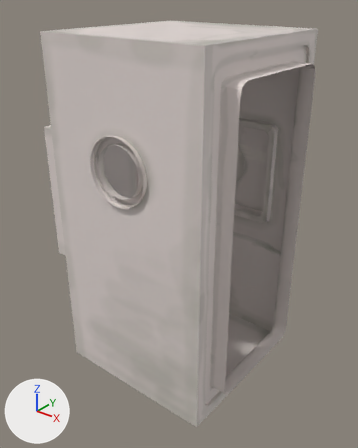
A saved change to the Blender file blend/Room.blend.
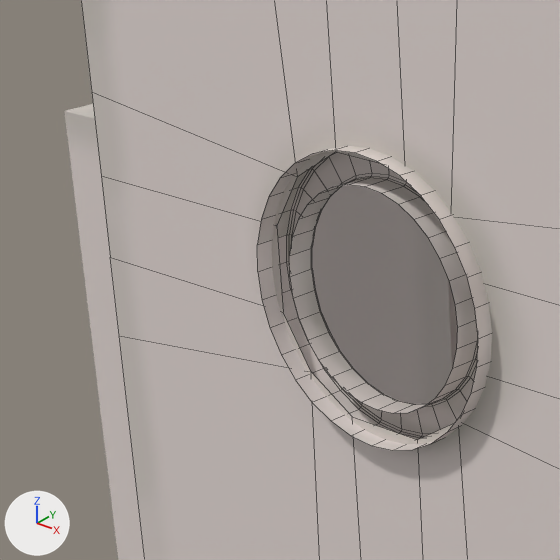
The first picture shows the older version from a camera (50 mm lens) standing at (9.99, -12.68, 7.28) and looking at (-0.33, 0.22, -0.72). The close-ups show both versions on the part from 8% to 46% of the width and 22% to 53% of the height of that picture. The axes (+X, +Y, +Z) are drawn at lower left. The lights are the same throughout. The close-ups show mesh edges as thin lines.

In view in the first close-up: 'Wall1', 'Wall2'.
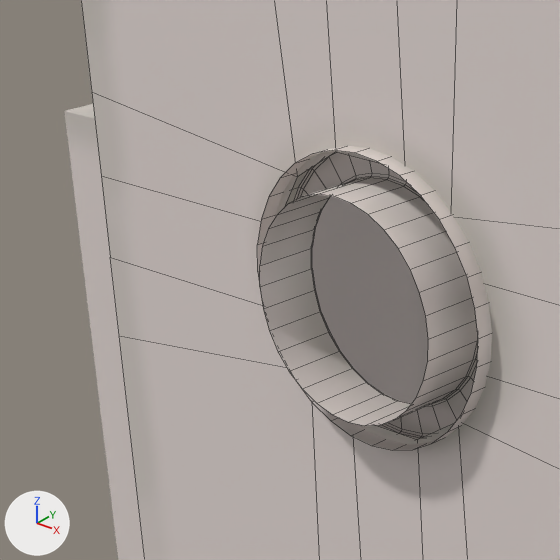
Pixel boxes [x1, y1, x2, y2] of what changed, in the close-ups (560 x 560 px; the box of a moved part takes in the faces that stretch with it):
part 1 of me_wall2, moved or reshaped: before [289, 178, 478, 413]; after [260, 178, 478, 426]

The change in detail:
me_wall2 has 288 vertices, 240 faces and spans x -3.0..3.0, y -3.14..-2.83, z -6.0..6.0.
me_wall2 is used by ob_wall2; location (0.0, 0.0, 0.0).
me_wall2 part 1: all 32 vertices in x -0.83..0.83, y -3.06, z 1.45..3.11 are moved by (0.0, -0.29, 0.0).
